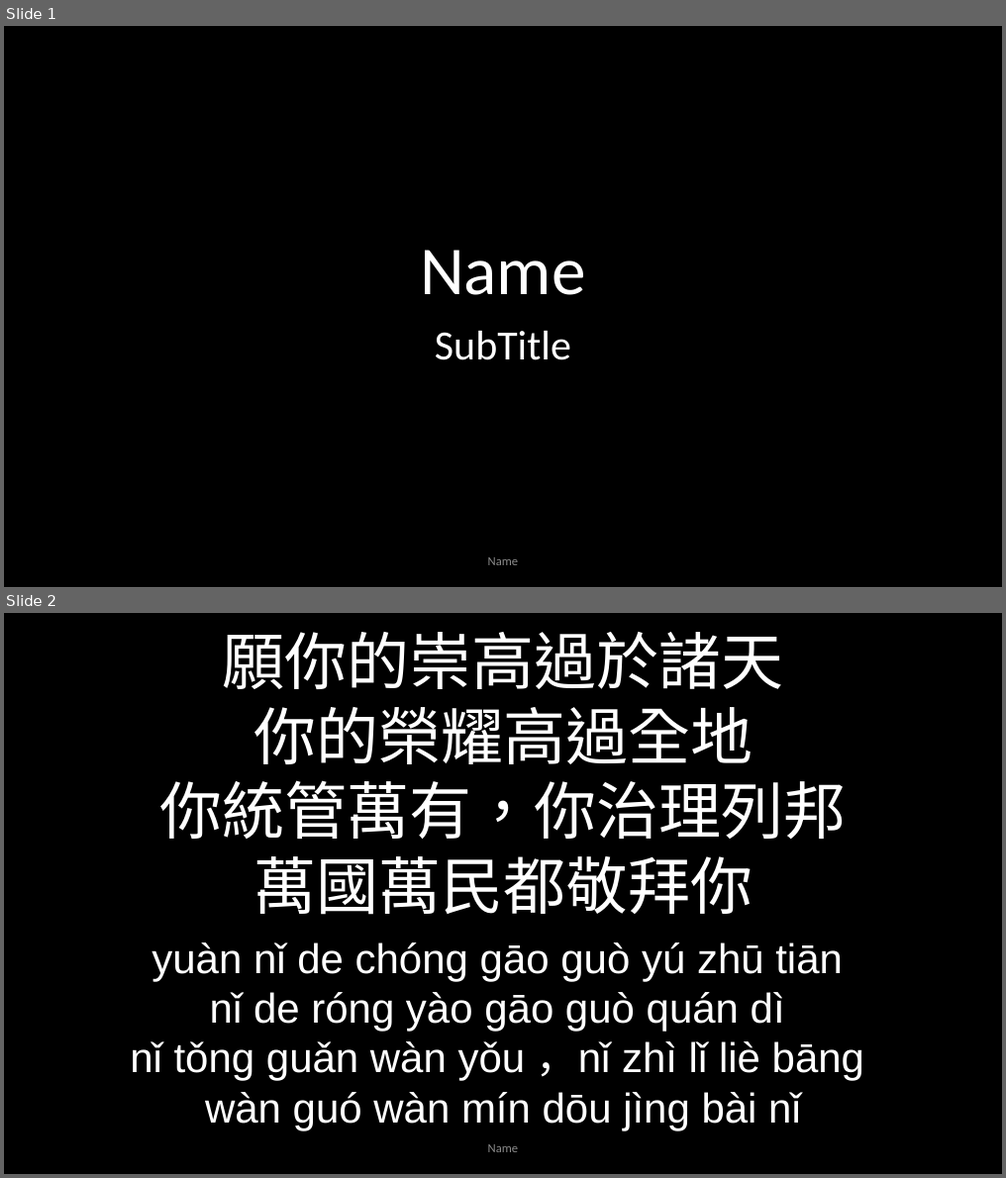
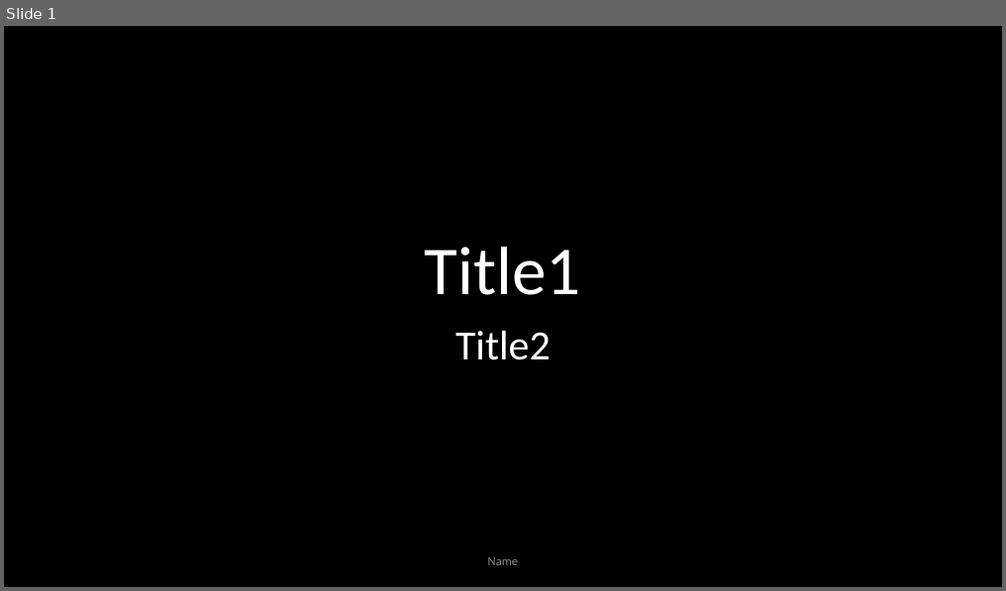
Before and after one commit to Cruisoring/lyric-ppt, a slide deck: templates/lyrics.pptx. Shown one above the other, each under a label of ours: slides 1 and 2 before the commit, slide 1 after it. The pictures are 1006x1178 and 1006x591 pixels, drawn with LibreOffice and Linux fonts; fonts in the diff are those of the drawing. Boxes give left, top, right and bottom in pixels: in the first picture for what was removed or moved away, otherwise in the second. Text is boxed around its words. In the diff, an @@ line names an element or a change of style, - is before the commit and + after.

```diff
--- a/templates/lyrics.pptx
+++ b/templates/lyrics.pptx
@@ slide 2 removed at bbox=[4, 613, 1002, 1174], background #000000 @@
@@ text removed at bbox=[160, 632, 846, 915] @@
-願你的崇高過於諸天
-你的榮耀高過全地
-你統管萬有，你治理列邦
-萬國萬民都敬拜你
@@ text removed at bbox=[130, 943, 864, 1131] @@
-yuàn nǐ de chóng gāo guò yú zhū tiān
-nǐ de róng yào gāo guò quán dì
-nǐ tǒng guǎn wàn yǒu ，nǐ zhì lǐ liè bāng
-wàn guó wàn mín dōu jìng bài nǐ
@@ text removed at bbox=[488, 1145, 518, 1153] @@
-Name
@@ slide 1 changed as well @@
@@ title at bbox=[425, 247, 581, 295]: text changed @@
-Name
+Title1
@@ subtitle at bbox=[455, 331, 550, 361]: text changed @@
-SubTitle
+Title2
```
Also in this commit, not shown: 1 slide added, 27 other files.
